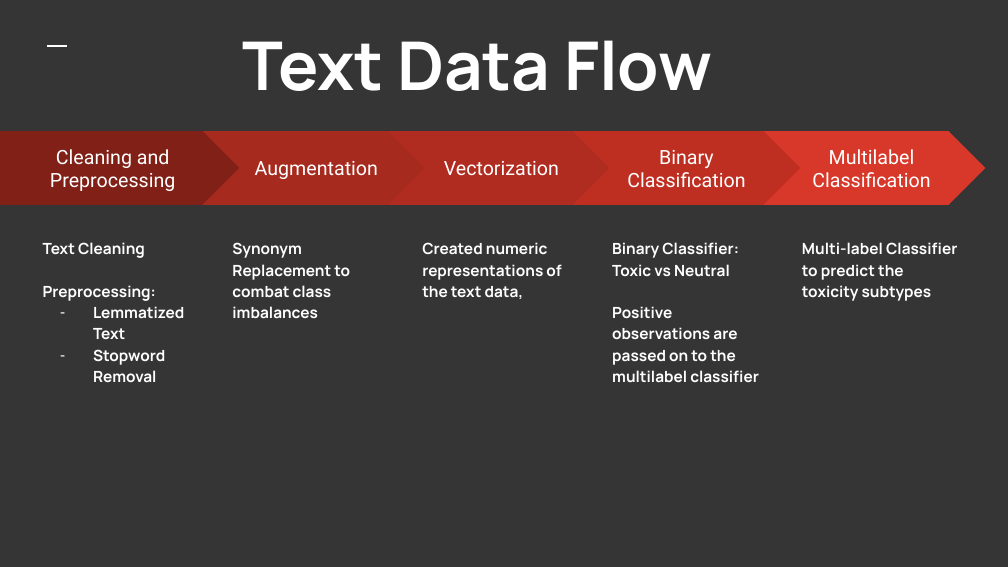
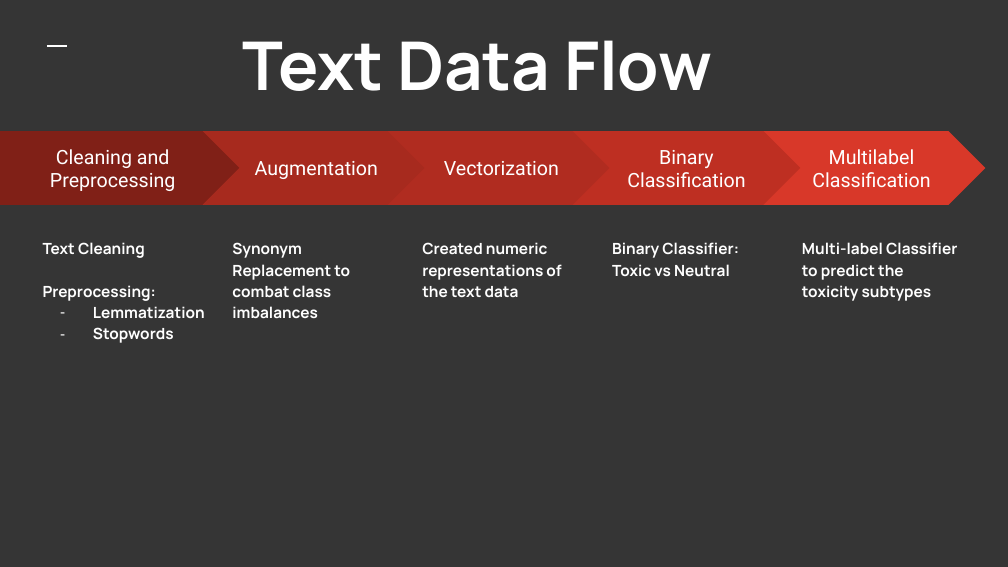
Before and after one commit to har1113/techx_online_toxicity_classification, a slide deck: slide 7 of Taming The Trolls.pptx (slide 8 before the commit). Drawn at 1008x567 pixels with LibreOffice and Linux fonts; fonts in the diff are those of the drawing. Boxes give left, top, right and bottom in pixels: in the first picture for what was removed or moved away, otherwise in the second. Text is boxed around its words. In the diff, an @@ line names an element or a change of style, - is before the commit and + after.

```diff
--- a/Taming The Trolls.pptx
+++ b/Taming The Trolls.pptx
@@ text at (422, 242, 561, 297): text changed @@
-Created numeric representations of the text data,
+Created numeric representations of the text data
@@ text at (93, 306, 205, 343): text changed @@
-– Lemmatized Text
-– Stopword Removal
+– Lemmatization
+– Stopwords
@@ text at (612, 306, 759, 383): paragraph removed @@
-Positive observations are passed on to the multilabel classifier
```
Also in this commit, not shown: 5 other slides changed, 1 slide added, 2 slides removed.
